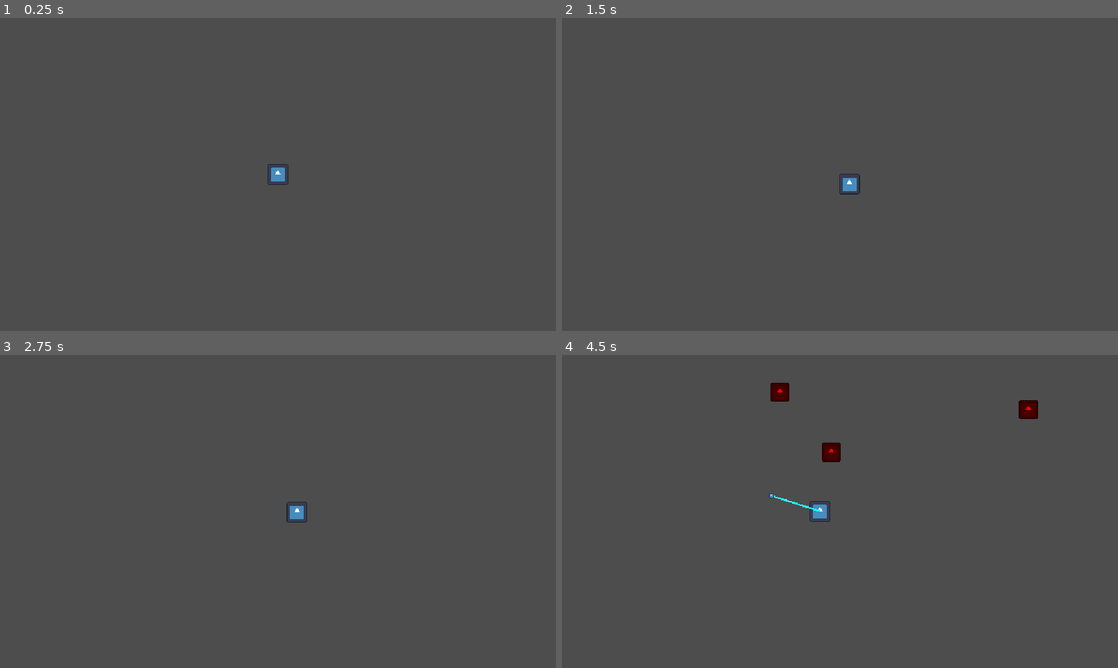
Above: before the commit, frames 1-4 (two rows, left to right).
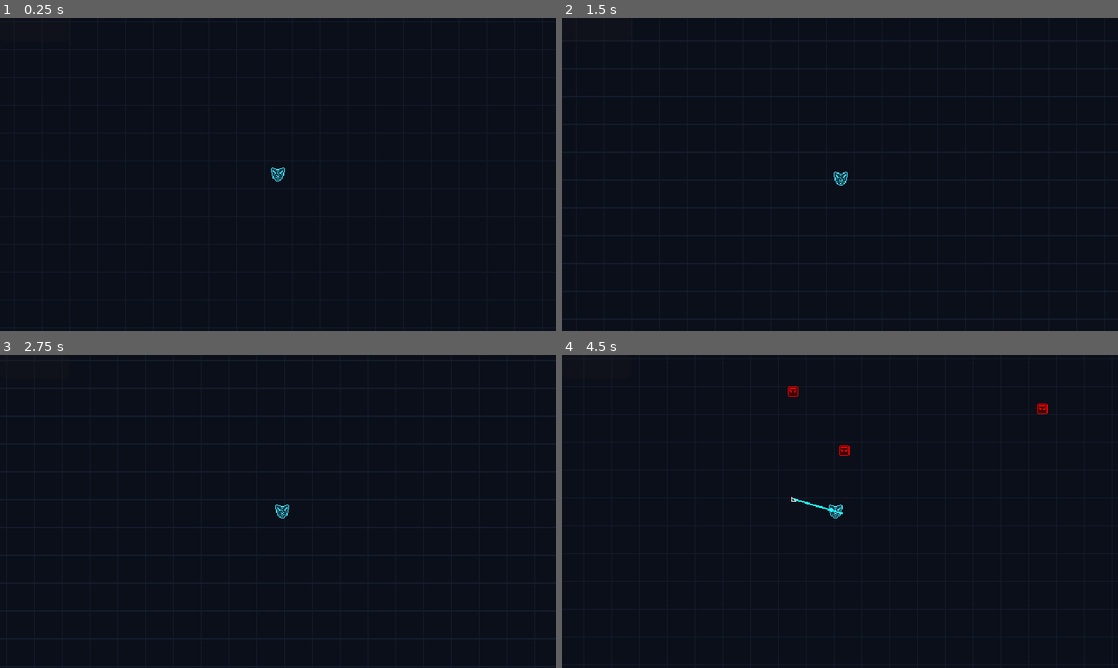
Above: after the commit, the same moments.

Repository: butteredsaltedtoast/orbit
Game: Godot game, scene res://levels/main.tscn
The game is run twice, just before and just after one commit, with the same random seed, the same clock (stepped at 60 frames per second) and the same inputs. The engine's default icon, where the game draws it, is replaced by a stand-in: a white triangle on a blue panel in a dark square.
Inputs (mouse positions are in pixels of both pictures, inside the frame that each line leads up to):
- Up to frame 1 (0.25 s): no input
- Up to frame 2 (1.5 s): tap Enter at 0.5 s; move the mouse to (962, 158) at 0.52 s; hold D (move_right) 0.53-1.28 s; click (962, 158) at 0.6 s; move the mouse to (728, 190) at 1.27 s; hold S (move_down) from 1.28 s (still down); click (728, 190) at 1.35 s
- Up to frame 3 (2.75 s): move the mouse to (333, 442) at 2.02 s; release S (move_down) at 2.03 s; hold D (move_right) from 2.03 s (still down); right-click (333, 442) at 2.1 s; click (333, 442) at 2.3 s
- Up to frame 4 (4.5 s): move the mouse to (812, 574) at 2.77 s; release D (move_right) at 2.78 s; hold W (move_up) 2.78-3.53 s; click (812, 574) at 2.85 s; move the mouse to (1006, 558) at 3.52 s; hold A (move_left) from 3.53 s (still down); click (1006, 558) at 3.6 s; move the mouse to (673, 464) at 4.27 s; right-click (673, 464) at 4.35 s

The runs differ from the first frame. In frame 1, 100% of the frame differs, in the area x 0-100%, y 0-100%; in frame 2, 100%; in frame 3, 100%; in frame 4, 100%.

Commit message:
fixed particles, added lots of sprites, and started on hud

Diff:
--- /dev/null
+++ b/enemies/death_burst.gd
@@ -0,0 +1,4 @@
+extends CPUParticles2D
+
+func _ready() -> void:
+	finished.connect(queue_free)
--- /dev/null
+++ b/enemies/death_burst.tscn
@@ -0,0 +1,20 @@
+[gd_scene format=3 uid="uid://m62mvplk3k8c"]
+
+[ext_resource type="Script" uid="uid://dkqt63wsjdkkt" path="res://enemies/death_burst.gd" id="1_qwxmb"]
+
+[node name="DeathBurst" type="CPUParticles2D" unique_id=1709213183]
+emitting = false
+lifetime = 0.4
+one_shot = true
+explosiveness = 1.0
+spread = 180.0
+gravity = Vector2(0, 0)
+initial_velocity_min = 60.0
+initial_velocity_max = 120.0
+damping_min = 200.0
+damping_max = 200.0
+scale_amount_min = 2.0
+scale_amount_max = 2.0
+script = ExtResource("1_qwxmb")
+
+[connection signal="finished" from="." to="." method="_on_finished"]
--- a/enemies/enemy.gd
+++ b/enemies/enemy.gd
@@ -14,6 +14,7 @@
 @export var orbit_damage: float = 1.0
 @export var orbit_kb: float = 200.0
 @export var orbit_hits: int = 3
+@export var burst: PackedScene
 
 enum State {CHASING, ORBITING, FLUNG}
 var state: State = State.CHASING
@@ -23,6 +24,7 @@
 var hurt_timer: float = 0.0
 var tween: Tween
 var orig: Color
+var dead: bool = false
 
 func _ready() -> void:
 	hp = max_hp
@@ -48,7 +50,7 @@
 					coll.take_damage(fling_damage, velocity.normalized() * fling_kb)
 					GameState.hitstop(0.05)
 					GameState.add_shake(0.4)
-					queue_free()
+					die()
 					return
 			velocity = velocity.move_toward(Vector2.ZERO, fling_friction * delta)
 			if velocity.length() < speed:
@@ -73,11 +75,13 @@
 	orbit_hitbox.set_deferred("monitoring", false)
 
 func take_damage(amt: float, push: Vector2) -> bool:
-	if hurt_timer > 0:
+	if hurt_timer > 0 or dead:
 		return false
 	hp -= amt
 	kb = push
 	hurt_timer = 0.15
+	if tween and tween.is_valid():
+		tween.kill()
 	tween = create_tween()
 	tween.tween_property(sprite, "modulate", Color(10, 10, 10), 0)
 	tween.tween_interval(hurt_timer / 3)
@@ -87,7 +91,7 @@
 	tween.tween_interval(hurt_timer / 3)
 	tween.tween_property(sprite, "modulate", orig, 0)
 	if hp <= 0:
-		queue_free()
+		die()
 	return true
 
 func _on_orbit_hitbox_body_entered(body: Node2D) -> void:
@@ -100,4 +104,15 @@
 	GameState.add_shake(0.15)
 	hits_left -= 1
 	if hits_left <= 0:
-		queue_free()
+		die()
+
+func die() -> void:
+	if dead:
+		return
+	dead = true
+	var b: CPUParticles2D = burst.instantiate()
+	b.position = global_position
+	self.get_parent().add_child(b)
+	b.global_position = global_position
+	b.emitting = true
+	queue_free()
--- a/enemies/enemy.tscn
+++ b/enemies/enemy.tscn
@@ -1,26 +1,25 @@
 [gd_scene format=3 uid="uid://c0hm73mfrcvb6"]
 
 [ext_resource type="Script" uid="uid://34ekybs6u2mx" path="res://enemies/enemy.gd" id="1_7frlh"]
-[ext_resource type="Texture2D" uid="uid://dr32pshn8sbkr" path="res://icon.svg" id="1_fw1ev"]
+[ext_resource type="PackedScene" uid="uid://m62mvplk3k8c" path="res://enemies/death_burst.tscn" id="2_orwns"]
+[ext_resource type="Texture2D" uid="uid://ddtrwc4dsi086" path="res://assets/art/packet.png" id="3_orwns"]
+
+[sub_resource type="CircleShape2D" id="CircleShape2D_7frlh"]
+radius = 7.0
 
 [sub_resource type="CircleShape2D" id="CircleShape2D_o33cc"]
-
-[sub_resource type="CircleShape2D" id="CircleShape2D_7frlh"]
-radius = 14.142136
+radius = 5.0
 
 [node name="Enemy" type="CharacterBody2D" unique_id=1015853766]
 collision_layer = 2
 collision_mask = 2
 script = ExtResource("1_7frlh")
 fling_damage = 1.0
+burst = ExtResource("2_orwns")
 
 [node name="Sprite2D" type="Sprite2D" parent="." unique_id=1206697953]
 modulate = Color(1, 0, 0, 1)
-scale = Vector2(0.171875, 0.171875)
-texture = ExtResource("1_fw1ev")
-
-[node name="CollisionShape2D" type="CollisionShape2D" parent="." unique_id=1897952006]
-shape = SubResource("CircleShape2D_o33cc")
+texture = ExtResource("3_orwns")
 
 [node name="OrbitHitbox" type="Area2D" parent="." unique_id=1752438010]
 collision_mask = 2
@@ -28,4 +27,7 @@
 [node name="CollisionShape2D" type="CollisionShape2D" parent="OrbitHitbox" unique_id=1603092470]
 shape = SubResource("CircleShape2D_7frlh")
 
+[node name="CollisionShape2D" type="CollisionShape2D" parent="." unique_id=1897952006]
+shape = SubResource("CircleShape2D_o33cc")
+
 [connection signal="body_entered" from="OrbitHitbox" to="." method="_on_orbit_hitbox_body_entered"]
--- a/globals/game_state.gd
+++ b/globals/game_state.gd
@@ -1,4 +1,7 @@
 extends Node
+
+signal hp_changed(curr, max)
+signal wave_changed(wv)
 
 var player: Player = null
 var wave: int = 0
--- a/levels/main.tscn
+++ b/levels/main.tscn
@@ -1,10 +1,20 @@
 [gd_scene format=3 uid="uid://biriwn23m61yg"]
 
 [ext_resource type="PackedScene" uid="uid://cpr5t4paix2ua" path="res://player/player.tscn" id="1_2262g"]
+[ext_resource type="Texture2D" uid="uid://diityhnosxkyr" path="res://assets/art/tile.png" id="1_m1504"]
 [ext_resource type="Script" uid="uid://dskmiije68yf" path="res://levels/wave_manager.gd" id="2_wdj6m"]
 [ext_resource type="PackedScene" uid="uid://c0hm73mfrcvb6" path="res://enemies/enemy.tscn" id="3_l8qe7"]
+[ext_resource type="PackedScene" uid="uid://cjlkw0dmxnwto" path="res://ui/hud.tscn" id="5_ifaiv"]
 
 [node name="Main" type="Node2D" unique_id=440888473]
+
+[node name="Floor" type="Sprite2D" parent="." unique_id=1677947283]
+texture_repeat = 2
+position = Vector2(-2000, -2000)
+texture = ExtResource("1_m1504")
+centered = false
+region_enabled = true
+region_rect = Rect2(0, 0, 4000, 4000)
 
 [node name="Player" parent="." unique_id=1696184416 instance=ExtResource("1_2262g")]
 
@@ -14,3 +24,5 @@
 script = ExtResource("2_wdj6m")
 enemy_scene = ExtResource("3_l8qe7")
 enemies = NodePath("../Enemies")
+
+[node name="Hud" parent="." unique_id=730284070 instance=ExtResource("5_ifaiv")]
--- a/levels/wave_manager.gd
+++ b/levels/wave_manager.gd
@@ -1,3 +1,4 @@
+class_name WaveManager
 extends Node
 
 @export var enemy_scene: PackedScene
@@ -33,6 +34,7 @@
 
 func start_wave() -> void:
 	GameState.wave += 1
+	GameState.wave_changed.emit(GameState.wave)
 	in_wave = true
 	wave_time_left = wave_dur
 	spawn_cooldown = 0
--- a/player/camera.gd
+++ b/player/camera.gd
@@ -1,7 +1,7 @@
 class_name CustomCam
 extends Camera2D
 
-@export var max_offset: float = 4.0
+@export var max_offset: float = 3.0
 @export var decay: float = 1.5
 
 var trauma: float = 0.0
--- a/player/hook.tscn
+++ b/player/hook.tscn
@@ -1,7 +1,7 @@
 [gd_scene format=3 uid="uid://dej0pg2s5at33"]
 
 [ext_resource type="Script" uid="uid://yu8bupy63op7" path="res://player/hook.gd" id="1_572xl"]
-[ext_resource type="Texture2D" uid="uid://dr32pshn8sbkr" path="res://icon.svg" id="1_qv24e"]
+[ext_resource type="Texture2D" uid="uid://1f74wi44grca" path="res://assets/art/cursor.png" id="2_572xl"]
 
 [sub_resource type="CircleShape2D" id="CircleShape2D_o33cc"]
 radius = 4.0
@@ -17,8 +17,7 @@
 default_color = Color(0.12941177, 1, 1, 1)
 
 [node name="Sprite2D" type="Sprite2D" parent="." unique_id=1706868968]
-scale = Vector2(0.046875, 0.049107153)
-texture = ExtResource("1_qv24e")
+texture = ExtResource("2_572xl")
 
 [node name="CollisionShape2D" type="CollisionShape2D" parent="." unique_id=661951878]
 shape = SubResource("CircleShape2D_o33cc")
--- a/player/orbit.gd
+++ b/player/orbit.gd
@@ -1,7 +1,7 @@
 extends Node2D
 
 @export var max_slots: int = 3
-@export var orbit_radius: float = 50.0
+@export var orbit_radius: float = 36.0
 @export var spin_speed: float = 4.0
 @export var follow_speed: float = 15.0
 @export var hook_scene: PackedScene
--- a/player/player.gd
+++ b/player/player.gd
@@ -34,7 +34,6 @@
 func take_damage(damage: float) -> void:
 	if(!inv_timer.is_stopped()):
 		return
-	current_hp -= damage
 	if(current_hp <= 0):
 		current_hp = 0
 		print("dead")
@@ -52,6 +51,8 @@
 		tween.tween_property(sprite, "modulate", Color(10, 10, 10), 0)
 		tween.tween_interval(inv_timer.wait_time / 3)
 		tween.tween_property(sprite, "modulate", Color.WHITE, 0)
+		current_hp -= damage
+	GameState.hp_changed.emit(current_hp, max_hp)
 
 func _on_hurtbox_body_entered(body: Node2D) -> void:
 	if body is Enemy:
--- a/player/player.tscn
+++ b/player/player.tscn
@@ -1,16 +1,16 @@
 [gd_scene format=3 uid="uid://cpr5t4paix2ua"]
 
-[ext_resource type="Texture2D" uid="uid://dr32pshn8sbkr" path="res://icon.svg" id="1_oul6g"]
 [ext_resource type="Script" uid="uid://gvvlfh2o77q" path="res://player/player.gd" id="1_rkbax"]
+[ext_resource type="Texture2D" uid="uid://b3uh0bdq0ui4n" path="res://assets/art/player.png" id="2_qjkh3"]
 [ext_resource type="Script" uid="uid://d4anvkebtinof" path="res://player/orbit.gd" id="3_g1dw6"]
 [ext_resource type="Script" uid="uid://xdme1ig8umi5" path="res://player/camera.gd" id="3_yw30f"]
 [ext_resource type="PackedScene" uid="uid://dej0pg2s5at33" path="res://player/hook.tscn" id="5_qjkh3"]
 
 [sub_resource type="CircleShape2D" id="CircleShape2D_38vvf"]
-radius = 13.0
+radius = 6.0
 
 [sub_resource type="CircleShape2D" id="CircleShape2D_o33cc"]
-radius = 12.0
+radius = 5.0
 
 [sub_resource type="CircleShape2D" id="CircleShape2D_ddfx8"]
 radius = 40.0
@@ -20,15 +20,14 @@
 script = ExtResource("1_rkbax")
 
 [node name="Sprite2D" type="Sprite2D" parent="." unique_id=1409940819]
-scale = Vector2(0.1875, 0.1875)
-texture = ExtResource("1_oul6g")
+texture = ExtResource("2_qjkh3")
 
 [node name="CollisionShape2D" type="CollisionShape2D" parent="." unique_id=122191530]
 shape = SubResource("CircleShape2D_38vvf")
 
 [node name="Camera2D" type="Camera2D" parent="." unique_id=273139101]
-process_callback = 0
 position_smoothing_enabled = true
+position_smoothing_speed = 9.0
 script = ExtResource("3_yw30f")
 
 [node name="Hurtbox" type="Area2D" parent="." unique_id=1158686786]
--- a/project.godot
+++ b/project.godot
@@ -80,9 +80,10 @@
 [physics]
 
 3d/physics_engine="Jolt Physics"
+common/physics_interpolation=true
 
 [rendering]
 
 textures/canvas_textures/default_texture_filter=0
 rendering_device/driver.windows="d3d12"
-2d/snap/snap_2d_transforms_to_pixel=true
+environment/defaults/default_clear_color=Color(0.043137256, 0.05882353, 0.101960786, 1)
--- /dev/null
+++ b/ui/hud.gd
@@ -0,0 +1,15 @@
+extends CanvasLayer
+
+@onready var hpbar: ProgressBar = $MarginContainer/Control/HPbar
+@onready var wvlabel: Label = $MarginContainer/Control/Wavelabel
+@onready var cdlabel: Label = $MarginContainer/Control/Countdownlabel
+
+func _ready() -> void:
+	GameState.hp_changed.connect(update_hp)
+	GameState.wave_changed.connect(update_wave)
+
+func update_hp(hp: float) -> void:
+	hpbar.progress = hp
+
+func update_wave(wave:float) -> void:
+	pass
--- /dev/null
+++ b/ui/hud.tscn
@@ -0,0 +1,50 @@
+[gd_scene format=3 uid="uid://cjlkw0dmxnwto"]
+
+[ext_resource type="Script" uid="uid://5bshsqc6wmia" path="res://ui/hud.gd" id="1_rbyyf"]
+
+[node name="Hud" type="CanvasLayer" unique_id=730284070]
+script = ExtResource("1_rbyyf")
+
+[node name="MarginContainer" type="MarginContainer" parent="." unique_id=1313527057]
+anchors_preset = 15
+anchor_right = 1.0
+anchor_bottom = 1.0
+grow_horizontal = 2
+grow_vertical = 2
+theme_override_constants/margin_left = 8
+theme_override_constants/margin_top = 8
+theme_override_constants/margin_right = 8
+theme_override_constants/margin_bottom = 8
+
+[node name="Control" type="Control" parent="MarginContainer" unique_id=1577808914]
+layout_mode = 2
+
+[node name="HPbar" type="ProgressBar" parent="MarginContainer/Control" unique_id=767961805]
+custom_minimum_size = Vector2(80, 6)
+layout_mode = 1
+offset_left = -8.0
+offset_top = -8.0
+offset_right = -4.0
+offset_bottom = 19.0
+show_percentage = false
+
+[node name="Wavelabel" type="Label" parent="MarginContainer/Control" unique_id=1950447927]
+layout_mode = 1
+anchors_preset = 5
+anchor_left = 0.5
+anchor_right = 0.5
+offset_left = -20.0
+offset_right = 20.0
+offset_bottom = 23.0
+grow_horizontal = 2
+
+[node name="Countdownlabel" type="Label" parent="MarginContainer/Control" unique_id=15843805]
+layout_mode = 1
+anchors_preset = 5
+anchor_left = 0.5
+anchor_right = 0.5
+offset_left = -20.0
+offset_top = 18.0
+offset_right = 20.0
+offset_bottom = 41.0
+grow_horizontal = 2
Binary file added: assets/art/cursor.png
Not shown, added: assets/art/cursor.png.import
Binary file added: assets/art/packet.png
Not shown, added: assets/art/packet.png.import
Binary file added: assets/art/player.png
Not shown, added: assets/art/player.png.import
Binary file added: assets/art/tile.png
Not shown, added: assets/art/tile.png.import
Not shown, added: enemies/death_burst.gd.uid
Not shown, added: ui/hud.gd.uid
